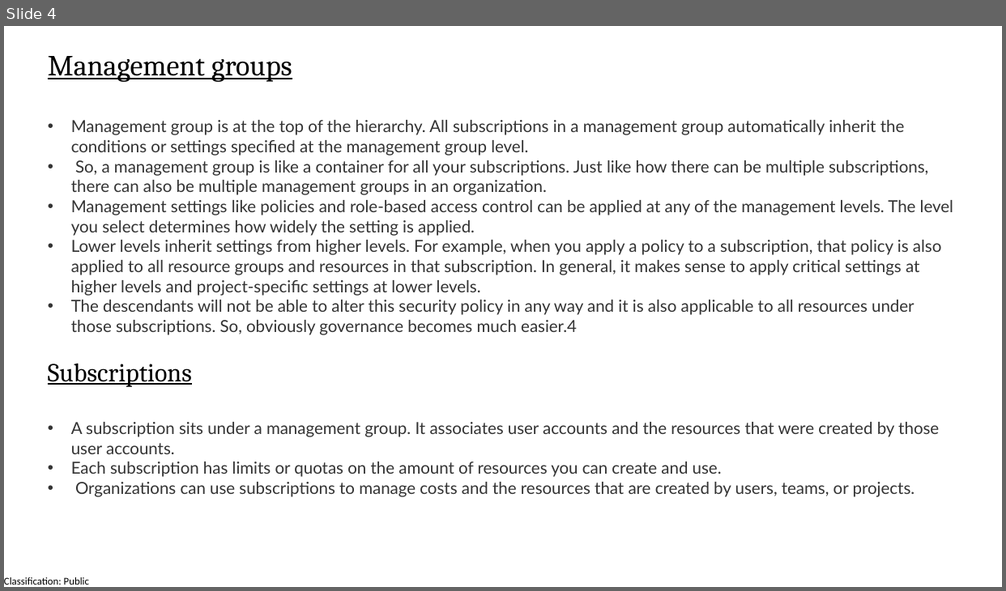
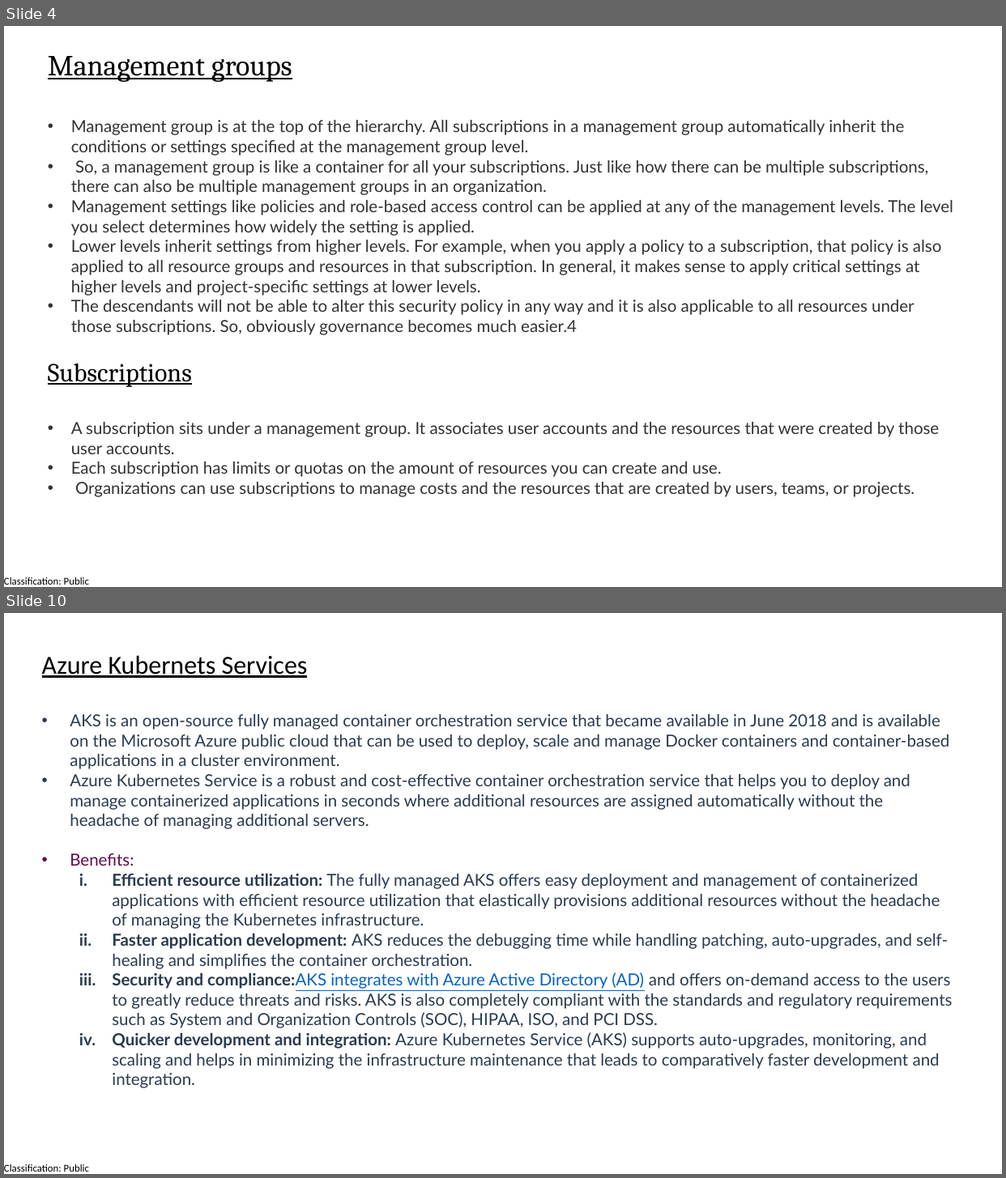
Before and after one commit to manaswiniray/Maersk.Azure.Practice, a slide deck: Microsoft Azure.pptx. Shown one above the other, each under a label of ours: slide 4 before the commit, slides 4 and 10 after it; the slides between them are not shown. The pictures are 1006x591 and 1006x1178 pixels, drawn with LibreOffice and Linux fonts; fonts in the diff are those of the drawing. Boxes give left, top, right and bottom in pixels: in the first picture for what was removed or moved away, otherwise in the second. Text is boxed around its words. In the diff, an @@ line names an element or a change of style, - is before the commit and + after.

Commit message:
Committed for Azure Fundamentals

```diff
--- a/Microsoft Azure.pptx
+++ b/Microsoft Azure.pptx
@@ slide 10 added at bbox=[4, 613, 1002, 1174], background #FFFFFF; not listed: 1 template element that a slide beside it also shows @@
@@ text added at bbox=[42, 655, 953, 1088], 16 pt, text #2A3B4F @@
+Azure Kubernets Services
+• AKS is an open-source fully managed container orchestration service that became available in June 2018 and is available on the Microsoft Azure public cloud that can be used to deploy, scale and manage Docker containers and container-based applications in a cluster environment.
+• Azure Kubernetes Service is a robust and cost-effective container orchestration service that helps you to deploy and manage containerized applications in seconds where additional resources are assigned automatically without the headache of managing additional servers.
+• Benefits:
+  i. Efficient resource utilization: The fully managed AKS offers easy deployment and management of containerized applications with efficient resource utilization that elastically provisions additional resources without the headache of managing the Kubernetes infrastructure.
+  ii. Faster application development: AKS reduces the debugging time while handling patching, auto-upgrades, and self-healing and simplifies the container orchestration.
+  iii. Security and compliance:AKS integrates with Azure Active Directory (AD) and offers on-demand access to the users to greatly reduce threats and risks. AKS is also completely compliant with the standards and regulatory requirements such as System and Organization Controls (SOC), HIPAA, ISO, and PCI DSS.
+  iv. Quicker development and integration: Azure Kubernetes Service (AKS) supports auto-upgrades, monitoring, and scaling and helps in minimizing the infrastructure maintenance that leads to comparatively faster development and integration.
```
Also in this commit, not shown: 6 slides changed, 2 other slides added.
